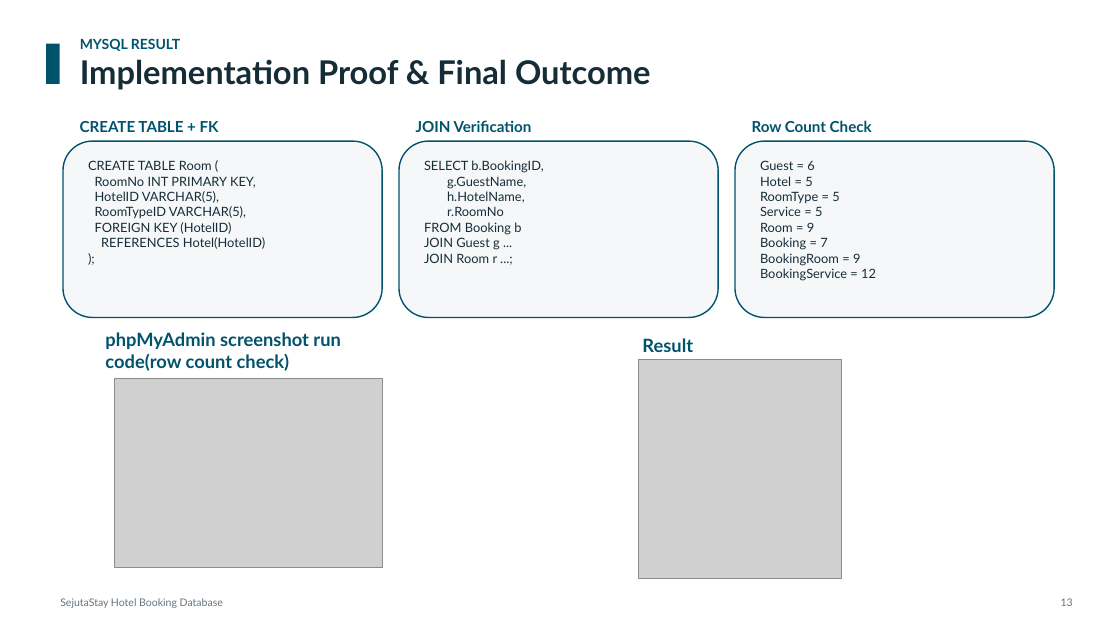
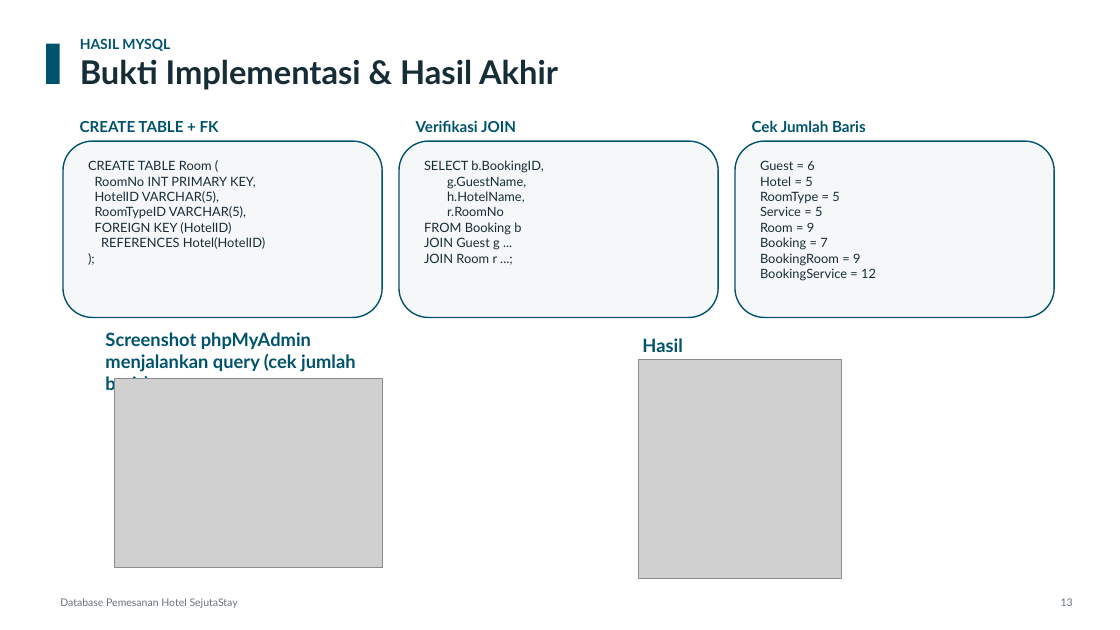
Before and after one commit to steffenkwik/Database-Project, a slide deck: slide 13 of Submission/(sub) SejutaStay_Presentation.pptx. Drawn at 1120x630 pixels with LibreOffice and Linux fonts; fonts in the diff are those of the drawing; grey boxes stand for pictures. Boxes give left, top, right and bottom in pixels: in the first picture for what was removed or moved away, otherwise in the second. Text is boxed around its words. In the diff, an @@ line names an element or a change of style, - is before the commit and + after.

```diff
--- a/Submission/(sub) SejutaStay_Presentation.pptx
+++ b/Submission/(sub) SejutaStay_Presentation.pptx
@@ text at [80,38,558,90]: text changed @@
-MYSQL RESULT
-Implementation Proof & Final Outcome
+HASIL MYSQL
+Bukti Implementasi & Hasil Akhir
@@ text at [416,120,516,132]: text changed @@
-JOIN Verification
+Verifikasi JOIN
@@ text at [752,120,866,132]: text changed @@
-Row Count Check
+Cek Jumlah Baris
@@ text at [105,332,355,394]: text changed @@
-phpMyAdmin screenshot run code(row count check)
+Screenshot phpMyAdmin menjalankan query (cek jumlah baris)
@@ text at [642,338,682,352]: text changed @@
-Result
+Hasil
@@ text at [60,598,238,608]: text changed @@
-SejutaStay Hotel Booking Database
+Database Pemesanan Hotel SejutaStay
```
Also in this commit, not shown: 14 other slides changed, 2 other files.
